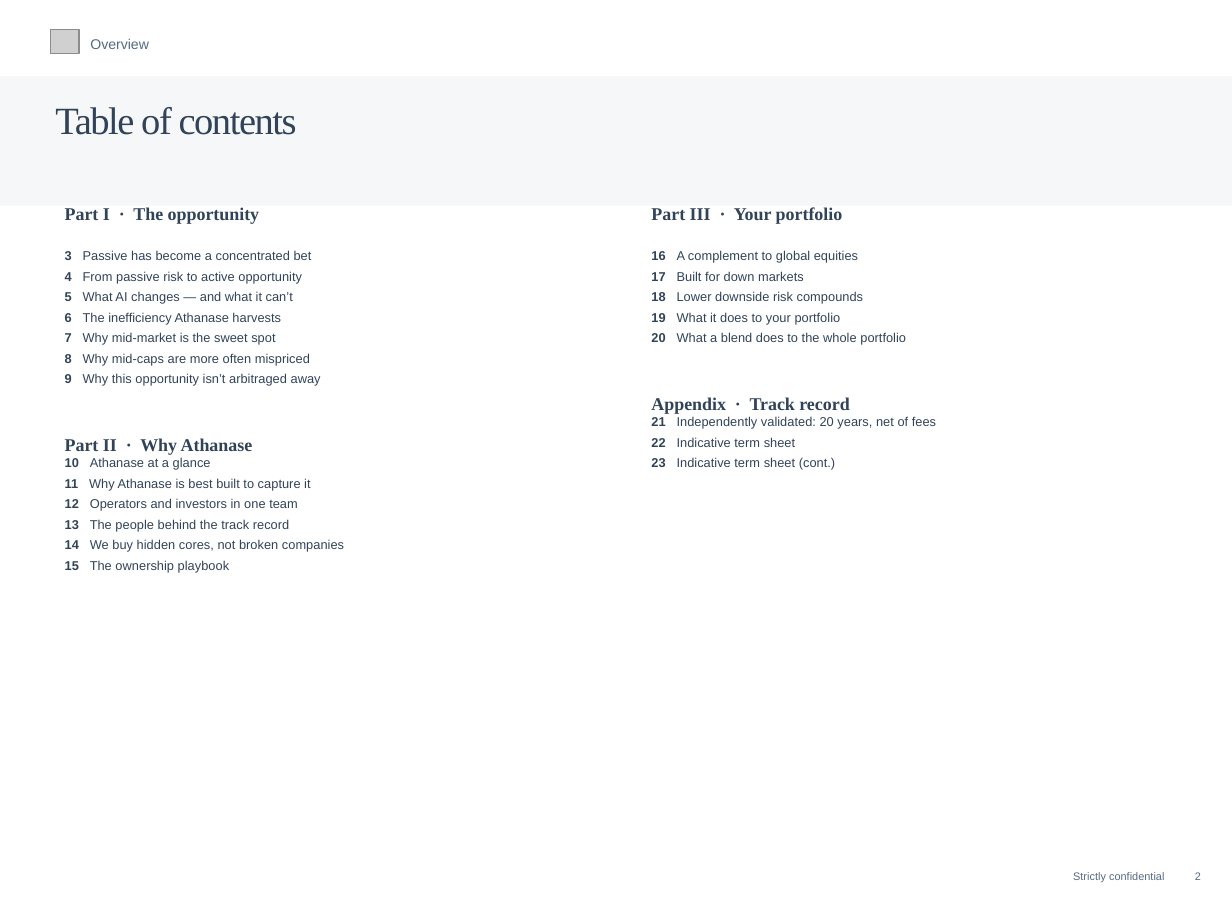
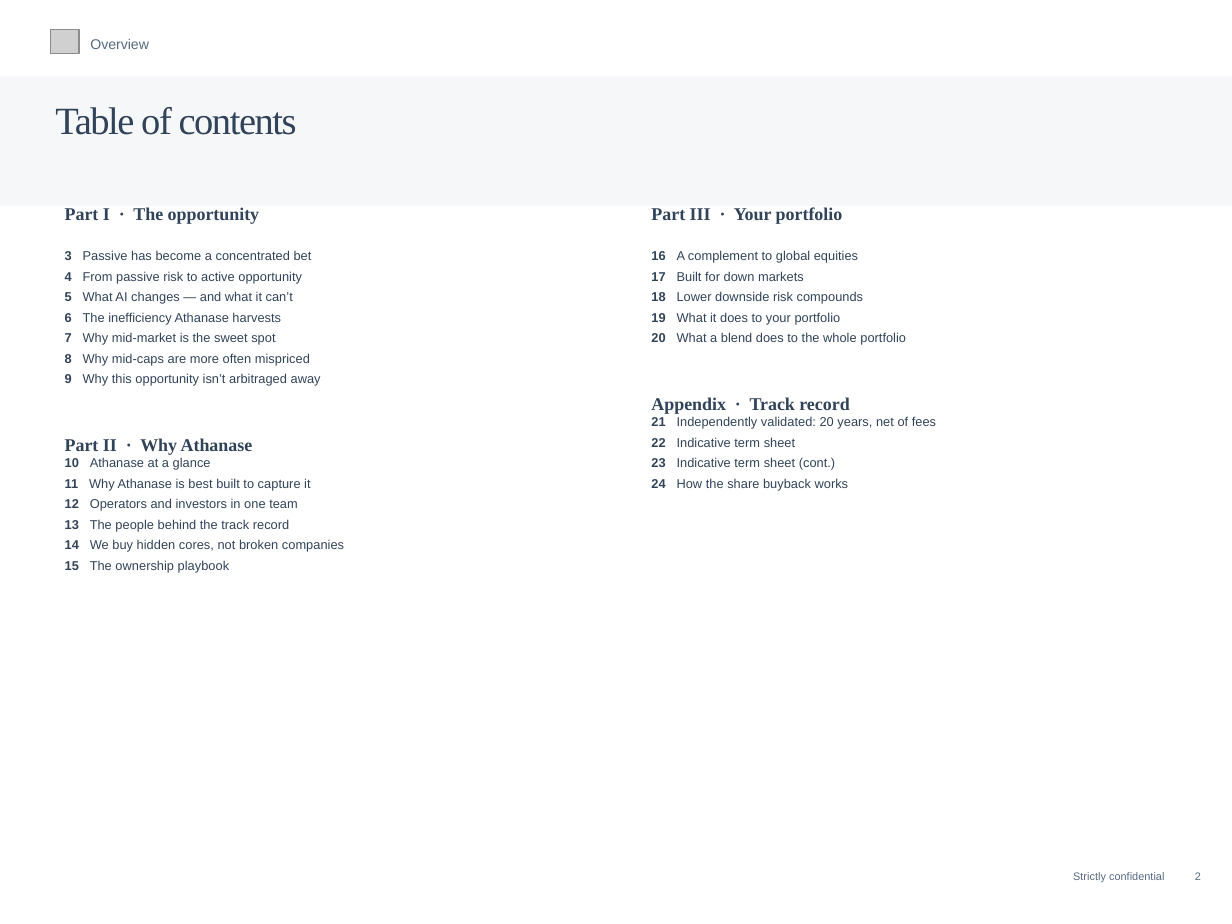
Before and after one commit to charette-lab/Claude, a slide deck: slide 2 of UK_Investment_Trust_Proposal.pptx. Drawn at 1232x924 pixels with LibreOffice and Linux fonts; fonts in the diff are those of the drawing; grey boxes stand for pictures. Boxes give left, top, right and bottom in pixels: in the first picture for what was removed or moved away, otherwise in the second. Text is boxed around its words. In the diff, an @@ line names an element or a change of style, - is before the commit and + after.

```diff
--- a/UK_Investment_Trust_Proposal.pptx
+++ b/UK_Investment_Trust_Proposal.pptx
@@ text at (651, 478, 849, 491): paragraph added @@
+24 How the share buyback works
```
Also in this commit, not shown: 1 slide added.
